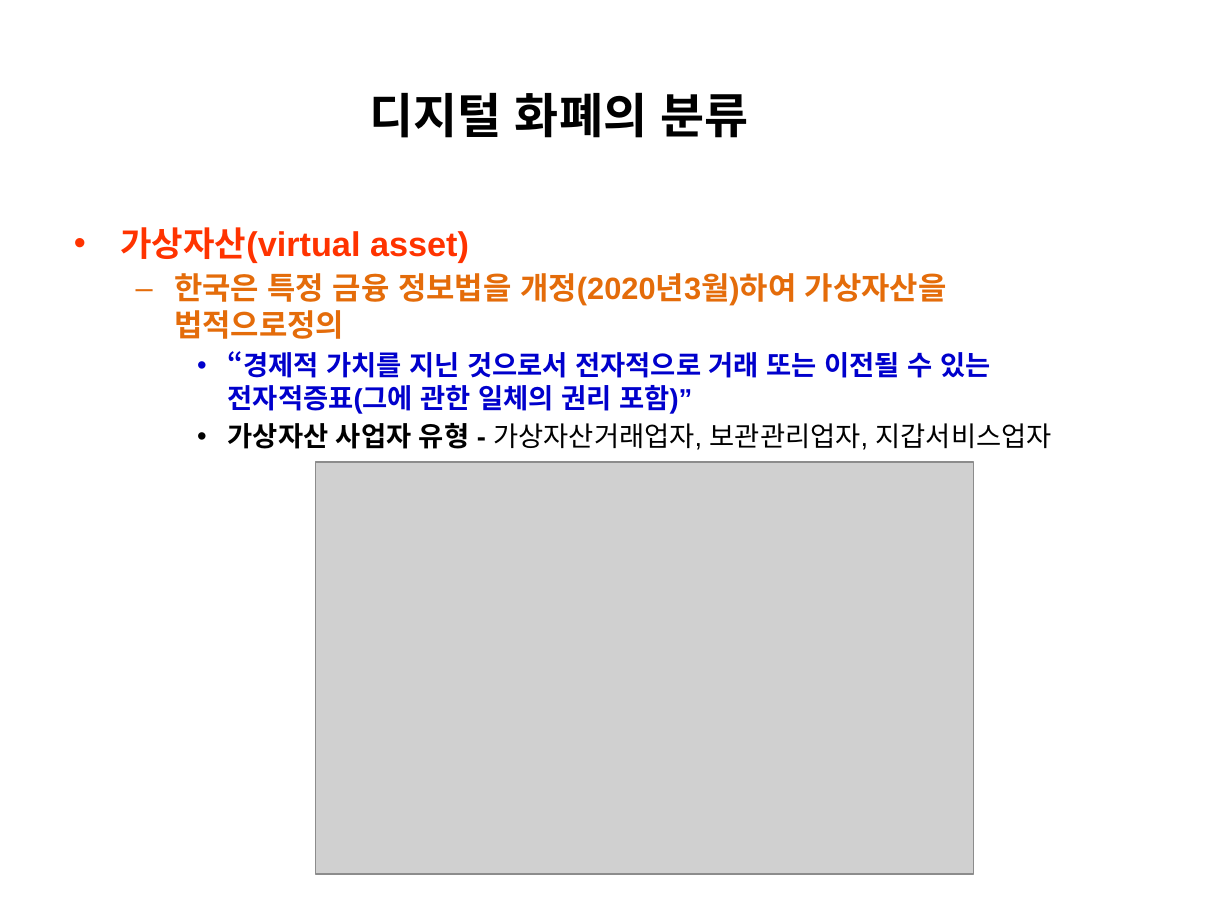
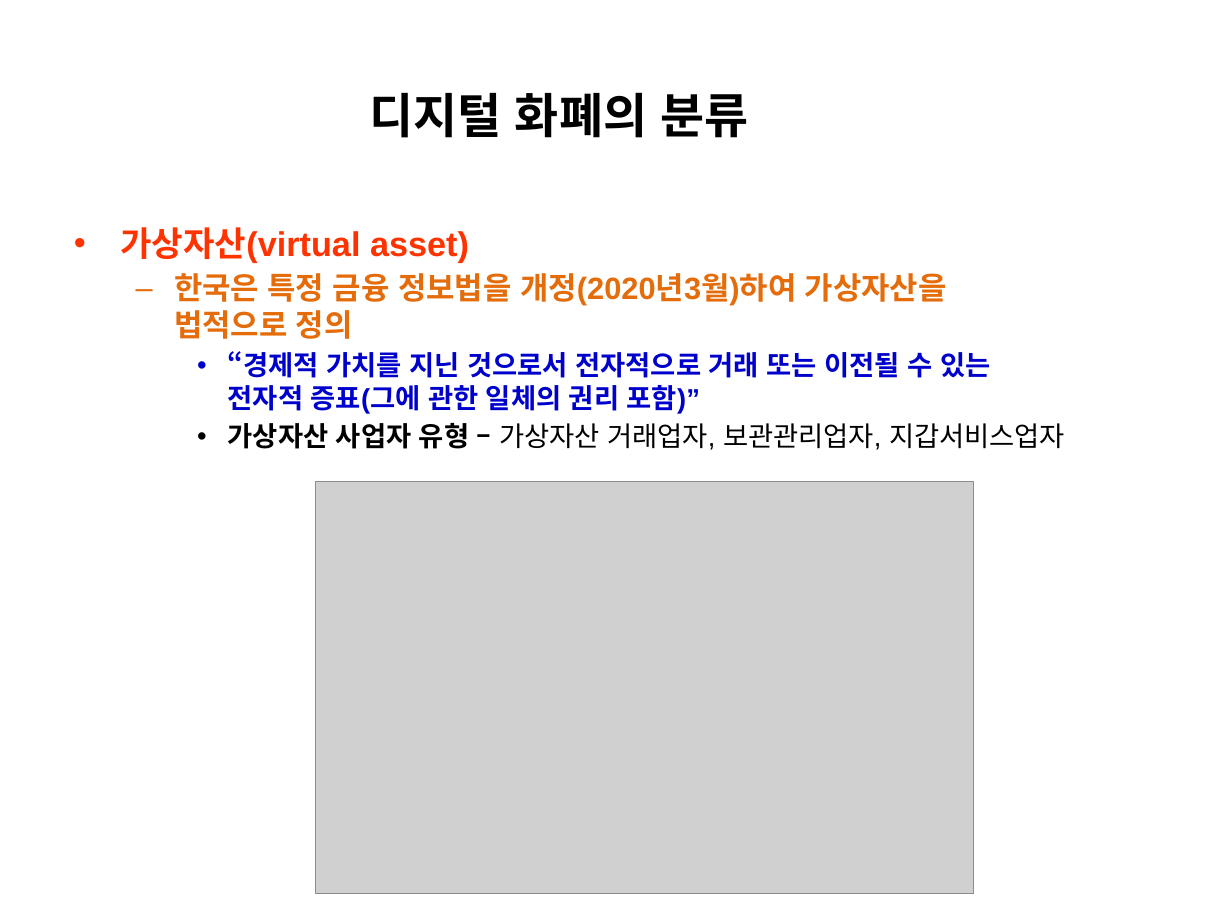
Before and after one commit to park-1927/course, a slide deck: slide 23 of 블록체인/2025-4-디지털 화폐의 분류.pptx (slide 25 before the commit). Drawn at 1232x924 pixels with LibreOffice and Linux fonts; fonts in the diff are those of the drawing; grey boxes stand for pictures. Boxes give left, top, right and bottom in pixels: in the first picture for what was removed or moved away, otherwise in the second. Text is boxed around its words. In the diff, an @@ line names an element or a change of style, - is before the commit and + after.

```diff
--- a/블록체인/2025-4-디지털 화폐의 분류.pptx
+++ b/블록체인/2025-4-디지털 화폐의 분류.pptx
@@ text at (174, 273, 1065, 450): text changed @@
-  – 한국은 특정 금융 정보법을 개정(2020년3월)하여 가상자산을
-    법적으로정의
-    • “경제적 가치를 지닌 것으로서 전자적으로 거래 또는 이전될 수 있는
-      전자적증표(그에 관한 일체의 권리 포함)”
-    • 가상자산 사업자 유형 - 가상자산거래업자, 보관관리업자, 지갑서비스업자
+  – 한국은 특정 금융 정보법을 개정(2020년3월)하여 가상자산을
+    법적으로 정의
+    • “경제적 가치를 지닌 것으로서 전자적으로 거래 또는 이전될 수 있는
+      전자적 증표(그에 관한 일체의 권리 포함)”
+    • 가상자산 사업자 유형 – 가상자산 거래업자, 보관관리업자, 지갑서비스업자
@@ picture: place and size @@
-picture at (315, 462, 973, 873)
+picture at (315, 482, 973, 893)
```
Also in this commit, not shown: 25 other slides changed, 2 slides added, 2 slides removed, 4 other files.
